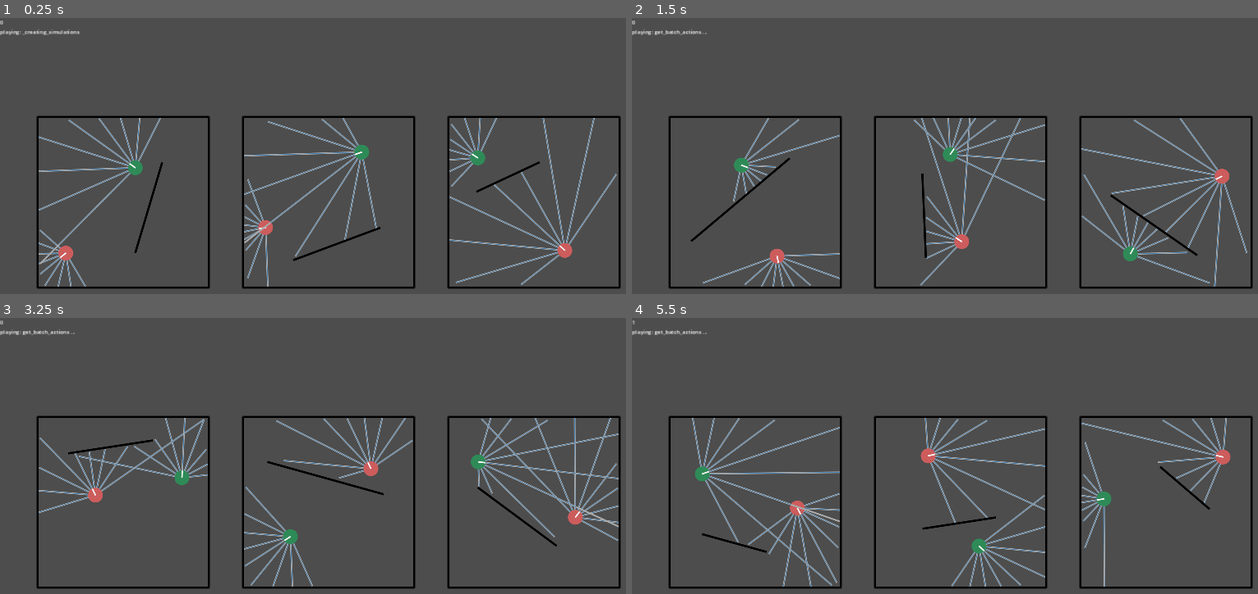
Above: before the commit, frames 1-4 (two rows, left to right).
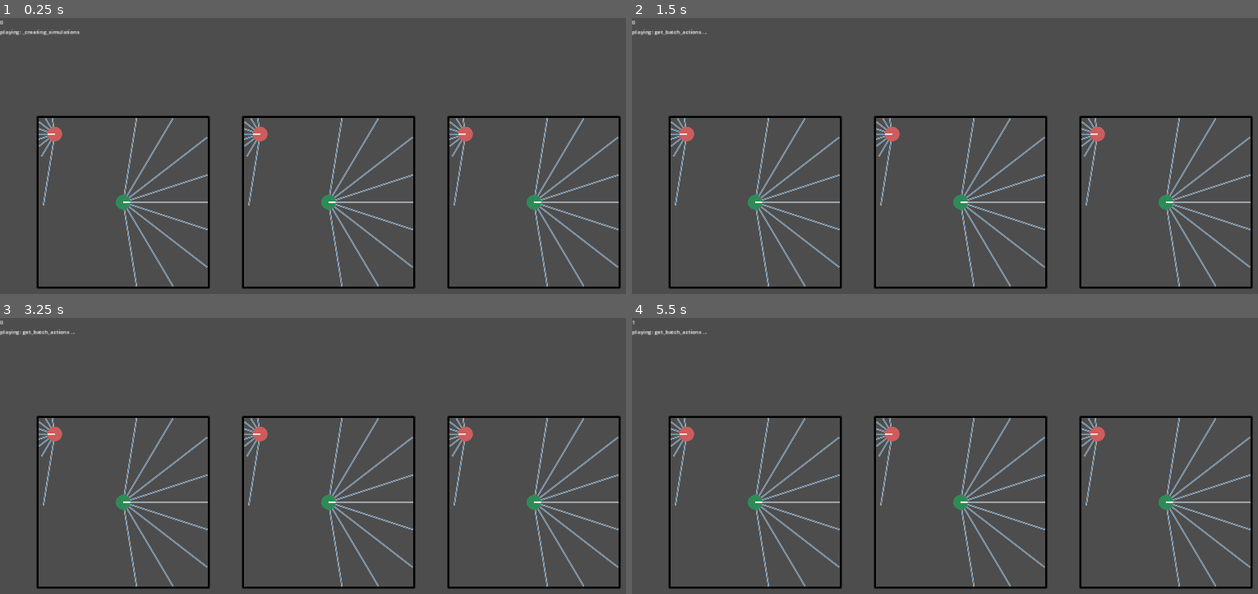
Above: after the commit, the same moments.

Repository: stokatyan/godot-ai
Game: Godot game, scene res://FindCoinGame/FCGEnv.tscn
The game is run twice, just before and just after one commit, with the same random seed, the same clock (stepped at 60 frames per second) and the same inputs.
Inputs:
- Up to frame 1 (0.25 s): no input
- Up to frame 2 (1.5 s): tap Enter at 0.5 s; hold D 0.53-1.28 s; hold Enter 0.53-1.28 s; tap Space at 0.77, 1.07, 1.25 s; tap 2 at 0.8, 1.35 s; hold S from 1.28 s (still down)
- Up to frame 3 (3.25 s): tap Space at 1.52, 1.55, 1.82, 2.1, 2.75, 3.02 s; tap Enter at 2, 2.85 s; release S at 2.03 s; hold D 2.03-2.78 s; hold Enter 2.03-2.78 s; hold Up from 2.78 s (still down); tap 2 at 3.05 s
- Up to frame 4 (5.5 s): tap Space at 3.32, 3.77, 3.8, 4.07, 4.25, 4.52, 4.82 s; tap Enter at 3.5, 4.55 s; release Up at 3.53 s; hold A 3.53-5.03 s; tap 2 at 3.6, 5.3 s; tap 3 at 4.35 s; hold S from 5.03 s (still down); tap O at 5.1 s

The runs differ from the first frame. In frame 1, 7.4% of the frame differs, in the area x 6-99%, y 36-98%; in frame 2, 7.4%; in frame 3, 7.5%; in frame 4, 7.4%.
Error in both runs: Cannot call method 'poll' on a null value. (res://AI/AIServerTCP.gd:40)

Commit message:
fix issue with deterministic

Diff:
--- a/godot-ai-client/AI/AIRunner.gd
+++ b/godot-ai-client/AI/AIRunner.gd
@@ -8,7 +8,6 @@
 
 var _loop_train_count = 0
 var _is_loop_training = false
-var _is_testing = false
 
 var _pending_hindsight_replays: Array[Replay] = []
 var _simulations_used_in_hindsight_creation = {}
@@ -38,12 +37,10 @@
 	if key_input.echo or key_input.is_released():
 		return
 	match key_input.keycode:
-		KEY_ENTER:
-			if _is_loop_training or _is_testing:
+		KEY_SPACE:
+			if _is_loop_training:
 				return
-			_is_testing = true
-
-			_is_testing = false
+			_one_step()
 		KEY_UP:
 			_setup_ai()
 		KEY_2: # Get and Submit batch
@@ -53,7 +50,7 @@
 			for agent_name in env_delegate.get_agent_names():
 				is_discrete_map[agent_name] = true
 
-			var replays = await _get_batch_from_playing_round(simulations, is_discrete_map)
+			var replays = await _get_batch_from_playing_round(env_delegate.get_steps_in_round(), simulations, is_discrete_map)
 			env_delegate.update_status(_loop_train_count, "submitting")
 			var _response = await _ai_tcp.submit_batch_replay(replays)
 			env_delegate.update_status(_loop_train_count, "done submitting")
@@ -113,7 +110,7 @@
 		result = await _ai_tcp.init_agent(agent_name, state_dim, action_dim, batch_size, hidden_size, num_actor_layers, num_critic_layers)
 		result = await _ai_tcp.load_agent(agent_name)
 
-func _get_batch_from_playing_round(simulations: Array[BaseSimulation], deterministic_map: Dictionary) -> Array[Replay]:
+func _get_batch_from_playing_round(steps: int, simulations: Array[BaseSimulation], deterministic_map: Dictionary) -> Array[Replay]:
 	for i in range(0, env_delegate.get_number_of_simulations_to_display()):
 		env_delegate.display_simulation(simulations[i])
 
@@ -124,7 +121,7 @@
 		var history: Array[Replay] = []
 		replay_history[s] = history
 
-	for step in range(env_delegate.get_steps_in_round()):
+	for step in range(steps):
 		var agent_to_move_index = {}
 		var agent_to_states_map = {}
 		for sim in simulations:
@@ -197,6 +194,15 @@
 
 	return batch_replay
 
+func _one_step():
+	env_delegate.update_status(_loop_train_count, "1 step")
+	var simulations = await _create_simulations()
+	var is_deterministic_map = env_delegate.get_is_deterministic_map(_loop_train_count)
+	var replays = await _get_batch_from_playing_round(1, simulations, is_deterministic_map)
+	await get_tree().create_timer(0.5).timeout
+	_cleanup_simulations(simulations)
+
+
 func _loop_train():
 	if _is_loop_training:
 		return
@@ -207,10 +213,7 @@
 	_is_loop_training = true
 	var simulations = await _create_simulations()
 	var is_deterministic_map = env_delegate.get_is_deterministic_map(_loop_train_count)
-	var replays = await _get_batch_from_playing_round(simulations, is_deterministic_map)
-	replays += _pending_hindsight_replays
-	print("+ " + str(_pending_hindsight_replays.size()) + " hindsight replays appended")
-	_pending_hindsight_replays = []
+	var replays = await _get_batch_from_playing_round(env_delegate.get_steps_in_round(), simulations, is_deterministic_map)
 	print("Submitting ...")
 	env_delegate.update_status(_loop_train_count, "submitting")
 	var _response = await _ai_tcp.submit_batch_replay(replays)
--- a/godot-ai-client/FindCoinGame/FCGSimulation.gd
+++ b/godot-ai-client/FindCoinGame/FCGSimulation.gd
@@ -119,14 +119,15 @@
 	var p_hero = Vector2.ZERO
 	var p_target = Vector2.ZERO
 	var wall_segment = Rect2(randf_range(-max_p , max_p), randf_range(-max_p , max_p), randf_range(-max_p , max_p), randf_range(-max_p , max_p))
-
-	while wall_segment.position.distance_to(wall_segment.size) < max_p * 0.75:
-		wall_segment = Rect2(randf_range(-max_p , max_p), randf_range(-max_p , max_p), randf_range(-max_p , max_p), randf_range(-max_p , max_p))
-
-	var inner_wall = _add_wall(wall_segment)
-	_inner_wall_bodies.append(inner_wall)
-
-	var is_done = false
+	wall_segment = Rect2(-500, -500, -500, -500)
+#
+	#while wall_segment.position.distance_to(wall_segment.size) < max_p * 0.75:
+		#wall_segment = Rect2(randf_range(-max_p , max_p), randf_range(-max_p , max_p), randf_range(-max_p , max_p), randf_range(-max_p , max_p))
+#
+	#var inner_wall = _add_wall(wall_segment)
+	#_inner_wall_bodies.append(inner_wall)
+
+	var is_done = true
 	while !is_done:
 		await physics_update
 
@@ -166,8 +167,9 @@
 		if result.is_empty():
 			break
 
-	_agents[0].set_transform(p_hero, randf_range(-PI, PI))
-	_agents[1].set_transform(p_target, randf_range(-PI, PI))
+	p_hero = Vector2(-200, -200)
+	_agents[0].set_transform(p_hero, -PI)
+	_agents[1].set_transform(p_target, 0) #randf_range(-PI, PI)
 
 	_reset_prev_actions()
 	_reset_prev_observations()
Not shown, changed: ai-server/ai_commands.py
Not shown, added: godot-ai-client/checkpoints/hero.pt
